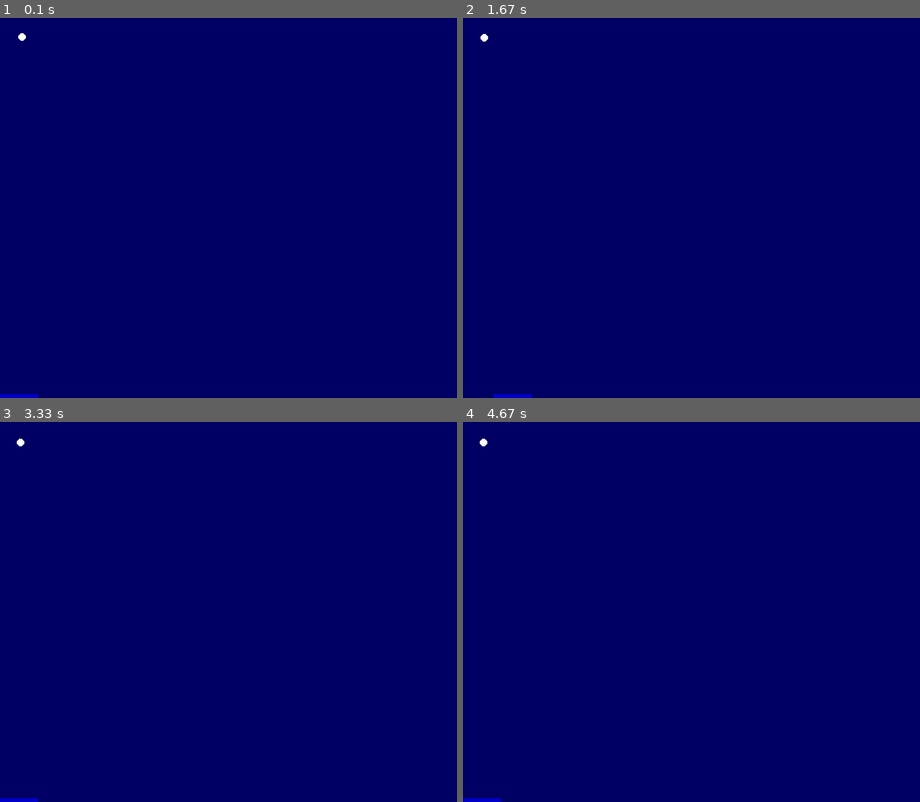
Above: before the commit, frames 1-4 (two rows, left to right).
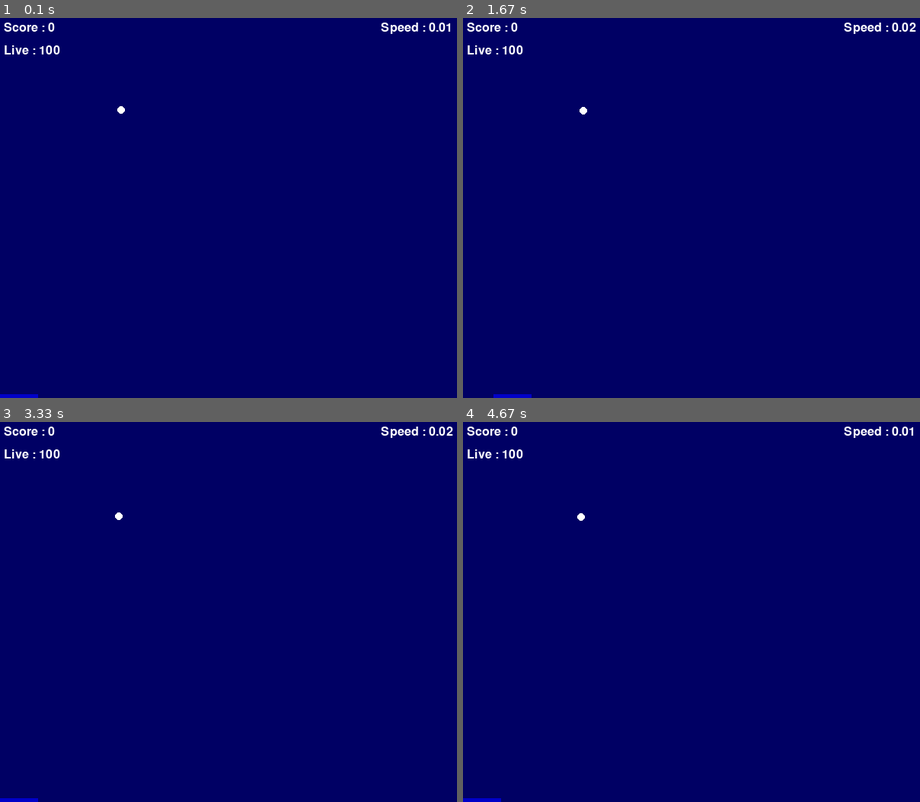
Above: after the commit, the same moments.

Repository: marK-Chow/pygame
Game: pygame game, started from bombcatcher.py
Same seed, same stepped clock (60 frames per second), same inputs: the game is played once before the commit and once after it.
Inputs:
- Up to frame 1 (0.1 s): no input
- Up to frame 2 (1.67 s): hold Right 0.33-0.8 s; hold Up 0.83-1.13 s; hold Right 1.17-1.63 s
- Up to frame 3 (3.33 s): hold Left 1.67-2.2 s; hold Down 2.23-2.53 s; hold Left 2.57-2.97 s; hold Up from 3 s (still down)
- Up to frame 4 (4.67 s): release Up at 3.37 s; hold Right 3.4-4.03 s; hold Down 4.07-4.43 s; hold Left from 4.47 s (still down)

The runs differ from the first frame. In frame 1, 0.5% of the frame differs, in the area x 0-99%, y 1-26%; in frame 2, 0.5%, in the area x 0-100%, y 1-26%; in frame 3, 0.5%; in frame 4, 0.5%.

Commit message:
A few update

Diff:
--- a/bombcatcher.py
+++ b/bombcatcher.py
@@ -1,6 +1,6 @@
 # version 0.0.0.0.1
 
-import sys, pygame, random
+import sys, pygame, random, time
 
 from pygame.locals import *
 
@@ -30,8 +30,8 @@
 
 class Bomb(object):
     def __init__(self):
-        self.x = 30
-        self.y = 25
+        self.x = random.randint(10, 590)
+        self.y = random.randint(40, 200)
         self.speed = 0.01
         self.radius = 5
         self.color = white
@@ -71,7 +71,7 @@
 class BombCatcher(object):
     def __init__(self):
         self.score = 0
-        self.live = 1
+        self.live = 100
         self.game_over = False
         self.bomb = Bomb()
         self.catcher = Catcher()
@@ -84,12 +84,19 @@
         if ev.type == QUIT:
             sys.exit()
         elif ev.type == KEYDOWN :
-            if ev.key == K_ESCAPE:
-                sys.exit()
-            if ev.key == K_LEFT and bcgame.catcher.x - bcgame.catcher.speed >= 0 :
-                bcgame.catcher.x -= bcgame.catcher.speed
-            if ev.key == K_RIGHT and (bcgame.catcher.x + bcgame.catcher.width + bcgame.catcher.speed)<= screen_w :
-                bcgame.catcher.x += bcgame.catcher.speed
+            if not bcgame.game_over :
+                if ev.key == K_ESCAPE:
+                    sys.exit()
+                if ev.key == K_LEFT and bcgame.catcher.x - bcgame.catcher.speed >= 0 :
+                    bcgame.catcher.x -= bcgame.catcher.speed
+                if ev.key == K_RIGHT and (bcgame.catcher.x + bcgame.catcher.width + bcgame.catcher.speed)<= screen_w :
+                    bcgame.catcher.x += bcgame.catcher.speed
+                if ev.key == K_UP:
+                    bcgame.bomb.speed += 0.01
+                if ev.key == K_DOWN and bcgame.bomb.speed > 0.01 :
+                    bcgame.bomb.speed -= 0.01
+            elif ev.key == K_KP_ENTER or ev.key == K_RETURN :
+                bcgame = BombCatcher()
 
     screen.fill((0, 0, 100))
 
@@ -99,17 +106,23 @@
         if (bcgame.bomb.y + bcgame.bomb.radius) >= bcgame.catcher.y and bcgame.bomb.x >= bcgame.catcher.x and bcgame.bomb.x <= (bcgame.catcher.x + bcgame.catcher.width):
             bcgame.score += 1
             bcgame.bomb.down = False
+            if bcgame.score % 5 == 0:
+                bcgame.bomb.speed += 0.01
             bcgame.bomb.move()
-        elif (bcgame.bomb.y + bcgame.bomb.radius) == screen_h:
+        elif (bcgame.bomb.y + bcgame.bomb.radius) >= screen_h:
             bcgame.live -= 1
+
             if bcgame.live == 0 :
                 bcgame.game_over = True
-                bcgame.bomb.speed = 0
-                bcgame.catcher.speed = 0
+            else :
+                time.sleep(0.3)
+                bcgame.bomb = Bomb()
         else :
             bcgame.bomb.move()
 
     pygame.draw.rect(screen, bcgame.catcher.color, (bcgame.catcher.x, bcgame.catcher.y, bcgame.catcher.width,bcgame.catcher.height), 0)
     pygame.draw.circle(screen, bcgame.bomb.color, (int(bcgame.bomb.x), int(bcgame.bomb.y)), bcgame.bomb.radius, 0)
-
+    print_text(font1, 5, 5, "Score : " + str(bcgame.score))
+    print_text(font1, 5, 35, "Live : " + str(bcgame.live))
+    print_text(font1, 500, 5, "Speed : " + str(round(bcgame.bomb.speed,2)))
     pygame.display.update()
